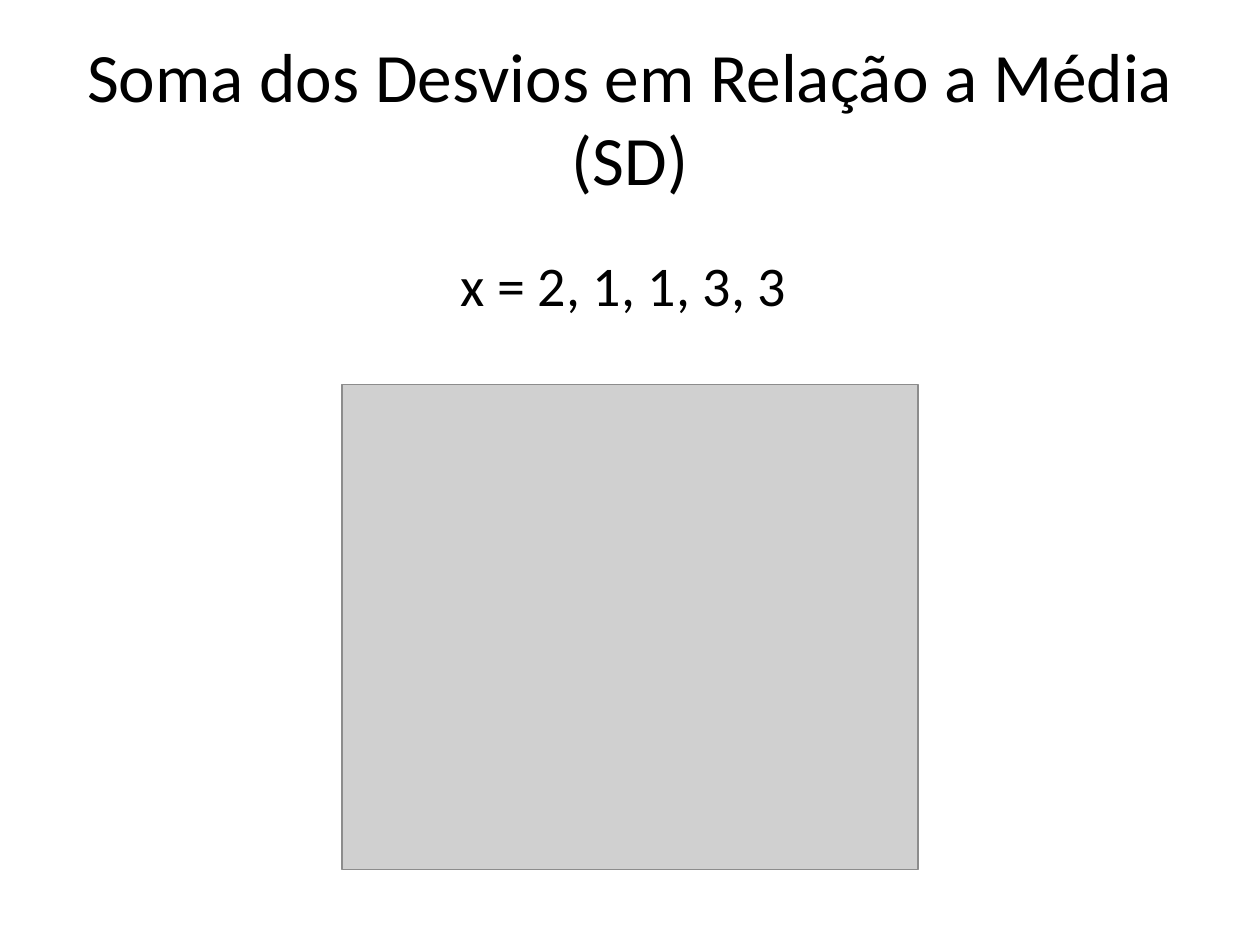
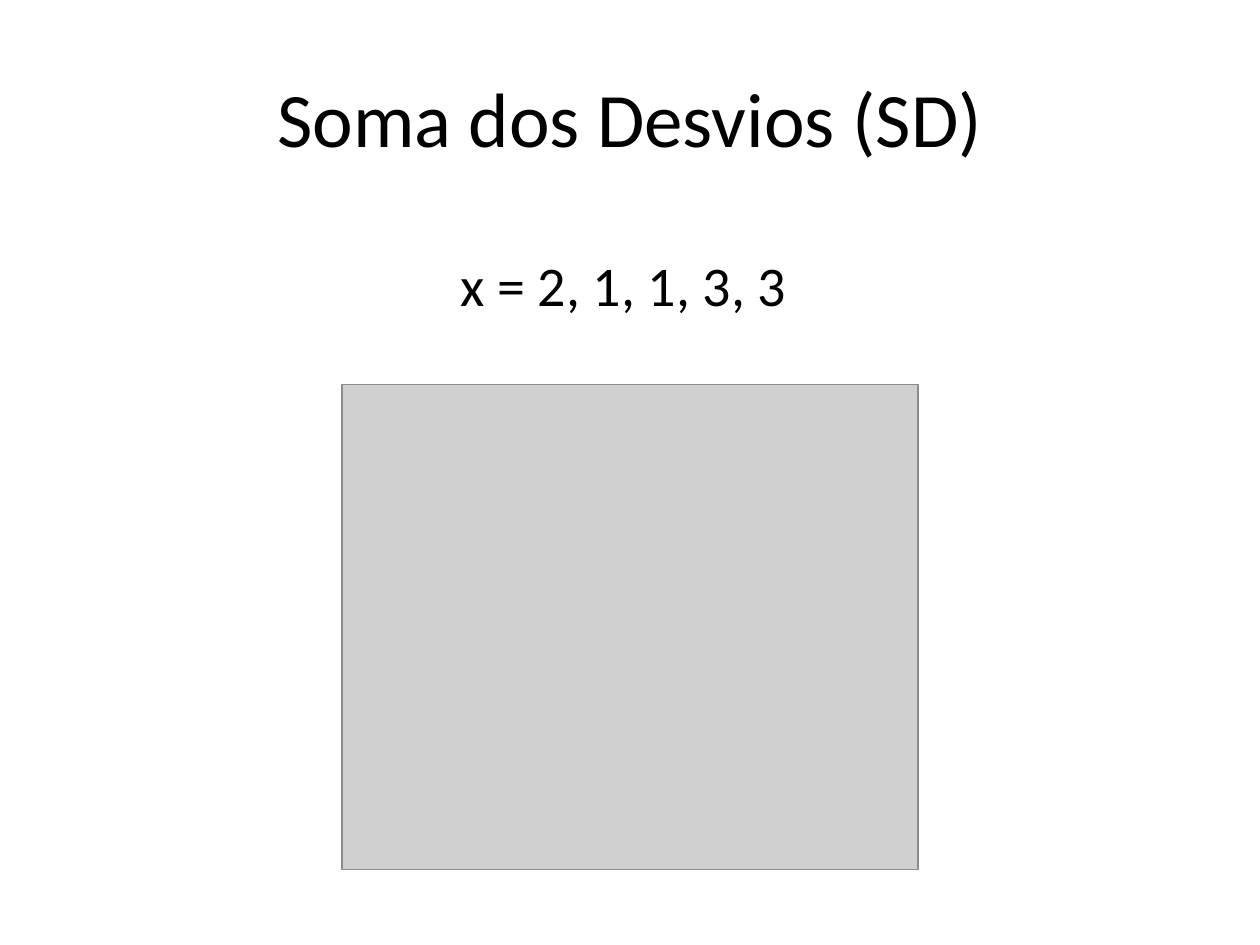
Before and after one commit to vanderfsouza/CursoR, a slide deck: slide 5 of Curso_Estatistica_experimental.pptx (slide 25 before the commit). Drawn at 1260x945 pixels with LibreOffice and Linux fonts; fonts in the diff are those of the drawing; grey boxes stand for pictures. Boxes give left, top, right and bottom in pixels: in the first picture for what was removed or moved away, otherwise in the second. Text is boxed around its words. In the diff, an @@ line names an element or a change of style, - is before the commit and + after.

```diff
--- a/Curso_Estatistica_experimental.pptx
+++ b/Curso_Estatistica_experimental.pptx
@@ title at [277, 91, 981, 158]: text changed; size 39.6 to 44 pt @@
-Soma dos Desvios em Relação a Média (SD)
+Soma dos Desvios (SD)
```
Also in this commit, not shown: 10 other slides changed, 5 slides added, 1 slide removed, 1 other file.
